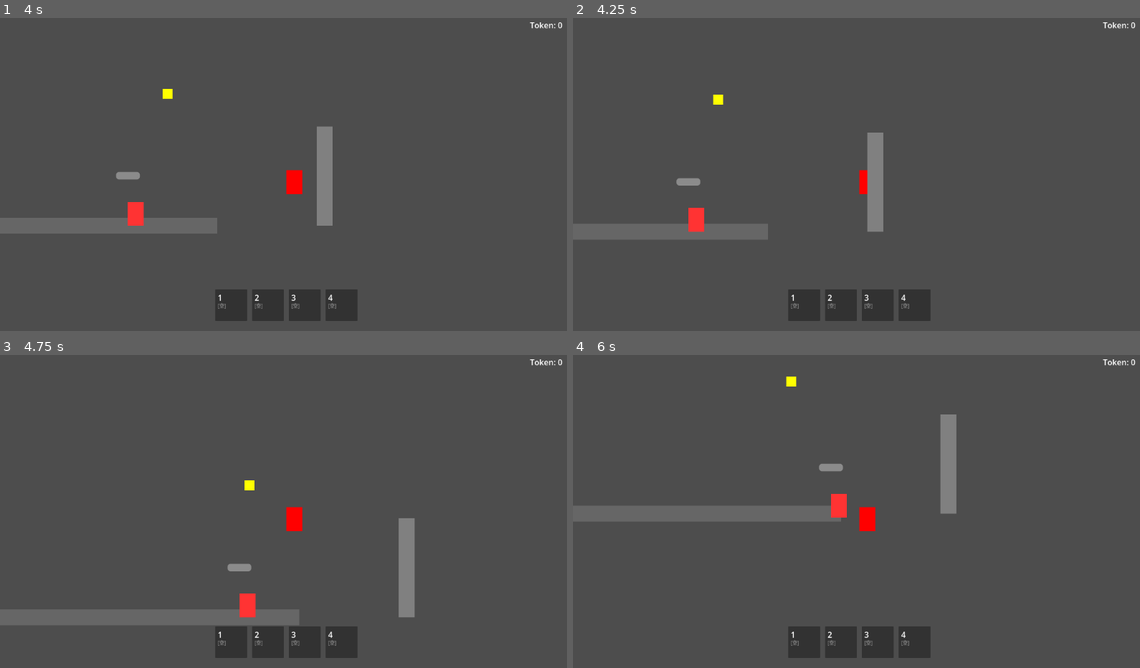
Above: before the commit, frames 1-4 (two rows, left to right).
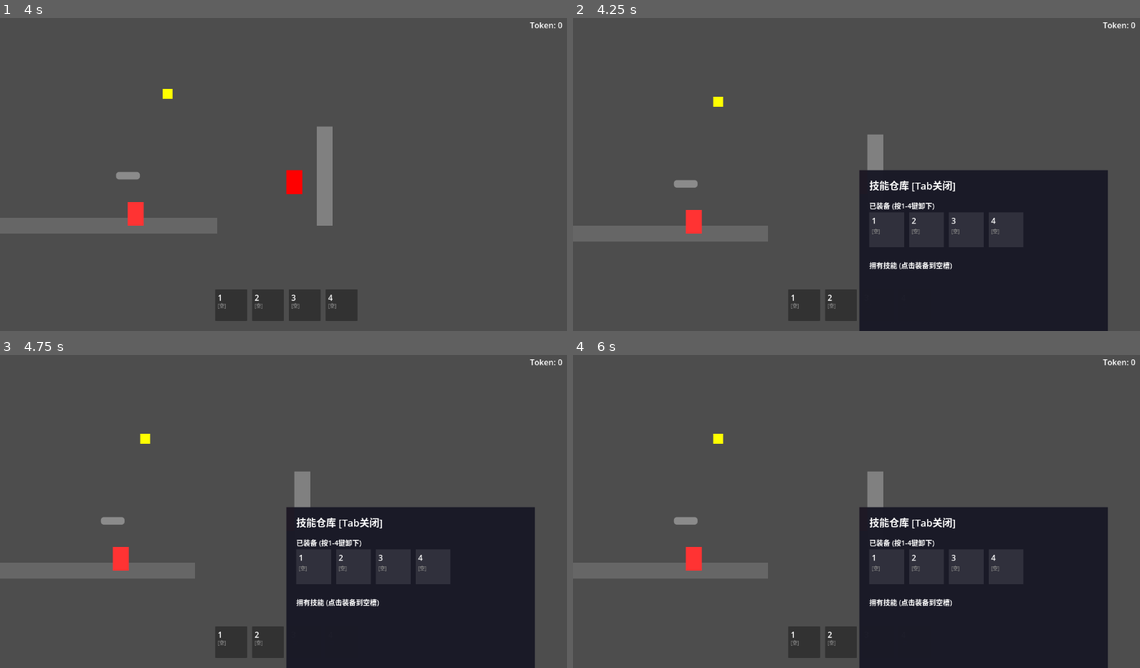
Above: after the commit, the same moments.

Repository: qq554597352/infinity-exe
Game: Godot game, scene res://scenes/levels/test_level.tscn
Same seed, same stepped clock (60 frames per second), same inputs: the game is played once before the commit and once after it.
Inputs:
- Up to frame 1 (4 s): hold D (move_right) 0.53-2.03 s; tap J (attack) at 0.6, 2.1, 3.6 s; tap Space (jump) at 0.77, 1.52, 3.02, 3.77 s; tap E (grapple) at 1.35, 2.85 s; hold A (move_left) 2.03-2.78 s; hold D (move_right) from 2.78 s (still down)
- Up to frame 2 (4.25 s): keep holding D (move_right); tap Escape (ui_cancel) at 4.15 s
- Up to frame 3 (4.75 s): release D (move_right) at 4.28 s; hold A (move_left) from 4.28 s (still down); tap E (grapple) at 4.35 s; tap Space (jump) at 4.52 s
- Up to frame 4 (6 s): release A (move_left) at 5.03 s; hold D (move_right) 5.03-5.78 s; tap J (attack) at 5.1 s; hold A (move_left) from 5.78 s (still down); tap E (grapple) at 5.85 s

Frame 1 is identical in both runs. In frame 2, 22% of the frame differs, in the area x 0-95%, y 24-100%; in frame 3, 26%; in frame 4, 27%, in the area x 0-95%, y 6-100%.

Commit message:
feat: Add skill inventory UI and fix fragment pickup
- Created skill_inventory.gd for Tab-accessible skill warehouse
- Fixed skill_fragment.gd to add picked up skills to owned_skills
- Added skill_inventory.tscn to test level
- Skills now properly tracked when collected

Diff:
--- a/scenes/levels/test_level.tscn
+++ b/scenes/levels/test_level.tscn
@@ -5,6 +5,7 @@
 [ext_resource type="Script" path="res://scripts/autoload/grapple_point.gd" id="3"]
 [ext_resource type="PackedScene" path="res://scenes/ui/token_ui.tscn" id="4"]
 [ext_resource type="PackedScene" path="res://scenes/ui/skill_ui.tscn" id="5"]
+[ext_resource type="PackedScene" path="res://scenes/ui/skill_inventory.tscn" id="6"]
 
 [sub_resource type="RectangleShape2D" id="RectangleShape2D_floor"]
 size = Vector2(800, 32)
@@ -68,3 +69,5 @@
 [node name="TokenUI" parent="." instance=ExtResource("4")]
 
 [node name="SkillUI" parent="." instance=ExtResource("5")]
+
+[node name="SkillInventory" parent="." instance=ExtResource("6")]
--- /dev/null
+++ b/scenes/ui/skill_inventory.tscn
@@ -0,0 +1,6 @@
+[gd_scene format=3]
+
+[ext_resource type="Script" path="res://scripts/ui/skill_inventory.gd" id="1"]
+
+[node name="SkillInventory" type="CanvasLayer"]
+script = ExtResource("1")
--- a/scripts/autoload/skill_fragment.gd
+++ b/scripts/autoload/skill_fragment.gd
@@ -28,4 +28,8 @@
 			if "name" in fragment_data:
 				skill_name = fragment_data["name"]
 			print("拾取技能碎片: ", skill_name)
+
+			# 通知 SkillManager 添加到拥有列表
+			SkillManager.owned_skills.append(fragment_data)
+
 		queue_free()
--- /dev/null
+++ b/scripts/ui/skill_inventory.gd
@@ -0,0 +1,216 @@
+extends CanvasLayer
+
+# 技能仓库UI - 按Tab打开，显示拥有技能和装备槽位
+
+var inventory_panel: Panel
+var is_visible: bool = false
+
+func _ready() -> void:
+	_create_inventory_ui()
+	visibility_changed.connect(_on_visibility_changed)
+
+func _create_inventory_ui() -> void:
+	# 创建仓库面板
+	inventory_panel = Panel.new()
+	inventory_panel.name = "SkillInventory"
+	inventory_panel.set_anchors_and_offsets_preset(Control.PRESET_CENTER)
+	inventory_panel.custom_minimum_size = Vector2(500, 400)
+	inventory_panel.visible = false
+
+	# 背景
+	var bg: ColorRect = ColorRect.new()
+	bg.color = Color(0.1, 0.1, 0.15, 0.95)
+	bg.size = Vector2(500, 400)
+	bg.position = Vector2(0, 0)
+	inventory_panel.add_child(bg)
+
+	# 标题
+	var title: Label = Label.new()
+	title.text = "技能仓库 [Tab关闭]"
+	title.position = Vector2(20, 15)
+	title.add_theme_font_size_override("font_size", 20)
+	inventory_panel.add_child(title)
+
+	# 装备区域标题
+	var equip_label: Label = Label.new()
+	equip_label.text = "已装备 (按1-4键卸下)"
+	equip_label.position = Vector2(20, 60)
+	equip_label.add_theme_font_size_override("font_size", 14)
+	inventory_panel.add_child(equip_label)
+
+	# 装备槽位
+	for i in range(4):
+		var slot: Panel = _create_equip_slot(i)
+		slot.position = Vector2(20 + i * 80, 85)
+		inventory_panel.add_child(slot)
+
+	# 拥有技能区域标题
+	var owned_label: Label = Label.new()
+	owned_label.text = "拥有技能 (点击装备到空槽)"
+	owned_label.position = Vector2(20, 180)
+	owned_label.add_theme_font_size_override("font_size", 14)
+	inventory_panel.add_child(owned_label)
+
+	# 拥有技能列表容器
+	var scroll: ScrollContainer = ScrollContainer.new()
+	scroll.name = "OwnedScroll"
+	scroll.position = Vector2(20, 210)
+	scroll.size = Vector2(460, 180)
+	scroll.horizontal_scroll_mode = ScrollContainer.SCROLL_MODE_DISABLED
+	inventory_panel.add_child(scroll)
+
+	var list: VBoxContainer = VBoxContainer.new()
+	list.name = "OwnedList"
+	list.custom_minimum_size = Vector2(440, 170)
+	list.add_theme_constant_override("separation", 5)
+	scroll.add_child(list)
+
+	add_child(inventory_panel)
+
+func _create_equip_slot(index: int) -> Panel:
+	var slot: Panel = Panel.new()
+	slot.name = "EquipSlot" + str(index)
+	slot.custom_minimum_size = Vector2(70, 70)
+
+	var bg: ColorRect = ColorRect.new()
+	bg.color = Color(0.2, 0.2, 0.25, 0.9)
+	bg.size = Vector2(70, 70)
+	slot.add_child(bg)
+
+	var key_label: Label = Label.new()
+	key_label.name = "KeyLabel"
+	key_label.text = str(index + 1)
+	key_label.position = Vector2(5, 5)
+	slot.add_child(key_label)
+
+	var name_label: Label = Label.new()
+	name_label.name = "SkillName"
+	name_label.text = "[空]"
+	name_label.position = Vector2(5, 30)
+	name_label.add_theme_font_size_override("font_size", 10)
+	name_label.horizontal_alignment = HORIZONTAL_ALIGNMENT_CENTER
+	slot.add_child(name_label)
+
+	return slot
+
+func _process(_delta: float) -> void:
+	# Tab键切换显示
+	if Input.is_action_just_pressed("ui_cancel"):
+		_toggle_inventory()
+
+	# 1-4键卸下装备
+	for i in range(4):
+		if Input.is_action_just_pressed("skill_" + str(i + 1)) and is_visible:
+			_unequip_slot(i)
+
+func _toggle_inventory() -> void:
+	is_visible = !is_visible
+	inventory_panel.visible = is_visible
+	_update_display()
+
+	# 暂停游戏
+	if is_visible:
+		get_tree().paused = true
+	else:
+		get_tree().paused = false
+
+func _on_visibility_changed() -> void:
+	if inventory_panel.visible:
+		_update_display()
+
+func _update_display() -> void:
+	if inventory_panel == null:
+		return
+
+	# 更新装备槽
+	var equipped: Array = SkillManager.get_equipped_skills()
+	for i in range(4):
+		var slot_path: String = "EquipSlot" + str(i)
+		var slot: Panel = inventory_panel.get_node_or_null(slot_path)
+		if slot != null:
+			var name_label: Label = slot.get_node_or_null("SkillName")
+			if name_label != null:
+				var skill_data = equipped[i] if i < equipped.size() else null
+				if skill_data != null and typeof(skill_data) == TYPE_DICTIONARY:
+					name_label.text = str(skill_data.get("name", "?")).substr(0, 8)
+					name_label.add_theme_color_override("font_color", _get_degradation_color(skill_data))
+				else:
+					name_label.text = "[空]"
+					name_label.add_theme_color_override("font_color", Color(0.5, 0.5, 0.5))
+
+	# 更新拥有列表
+	var list_path: NodePath = NodePath("OwnedList")
+	var scroll: ScrollContainer = inventory_panel.get_node_or_null("OwnedScroll")
+	if scroll != null:
+		var list: VBoxContainer = scroll.get_node_or_null(list_path)
+		if list != null:
+			# 清除旧内容
+			for child in list.get_children():
+				child.queue_free()
+
+			var owned: Array = SkillManager.get_owned_skills()
+			for idx in range(owned.size()):
+				var skill_data = owned[idx]
+				if skill_data != null and typeof(skill_data) == TYPE_DICTIONARY:
+					var btn: Button = _create_skill_button(idx, skill_data)
+					list.add_child(btn)
+
+func _create_skill_button(index: int, skill_data: Dictionary) -> Button:
+	var btn: Button = Button.new()
+	btn.custom_minimum_size = Vector2(440, 35)
+
+	var bg: ColorRect = ColorRect.new()
+	bg.color = Color(0.15, 0.15, 0.2, 0.9)
+	bg.size = Vector2(440, 35)
+	btn.add_child(bg)
+
+	var name_label: Label = Label.new()
+	name_label.name = "NameLabel"
+	name_label.text = str(skill_data.get("name", "?"))
+	name_label.position = Vector2(10, 8)
+	name_label.add_theme_color_override("font_color", _get_degradation_color(skill_data))
+	btn.add_child(name_label)
+
+	var id_label: Label = Label.new()
+	id_label.name = "IdLabel"
+	id_label.text = "[" + str(skill_data.get("id", "?")) + "]"
+	id_label.position = Vector2(150, 8)
+	id_label.add_theme_font_size_override("font_size", 12)
+	btn.add_child(id_label)
+
+	btn.pressed.connect(_on_skill_button_pressed.bind(index))
+
+	return btn
+
+func _get_degradation_color(skill_data: Dictionary) -> Color:
+	var deg: int = int(skill_data.get("degradation", 0))
+	match deg:
+		0: return Color(0, 1, 1)       # 青色
+		1: return Color(1, 1, 0)       # 黄色
+		2: return Color(1, 0.5, 0)     # 橙色
+		3: return Color(1, 0, 0)       # 红色
+	return Color(1, 1, 1)
+
+func _on_skill_button_pressed(skill_index: int) -> void:
+	var owned: Array = SkillManager.get_owned_skills()
+	if skill_index >= owned.size():
+		return
+
+	var skill_data = owned[skill_index]
+
+	# 找到第一个空槽装备
+	for i in range(4):
+		var equipped: Array = SkillManager.get_equipped_skills()
+		if i >= equipped.size() or equipped[i] == null:
+			if SkillManager.equip_skill(i, skill_data):
+				print("已装备: ", skill_data.get("name", "?"))
+				_update_display()
+				return
+
+	print("没有空槽位!")
+
+func _unequip_slot(slot_index: int) -> void:
+	var unequipped = SkillManager.unequip_skill(slot_index)
+	if not unequipped.is_empty():
+		print("已卸下: ", unequipped.get("name", "?"))
+	_update_display()
